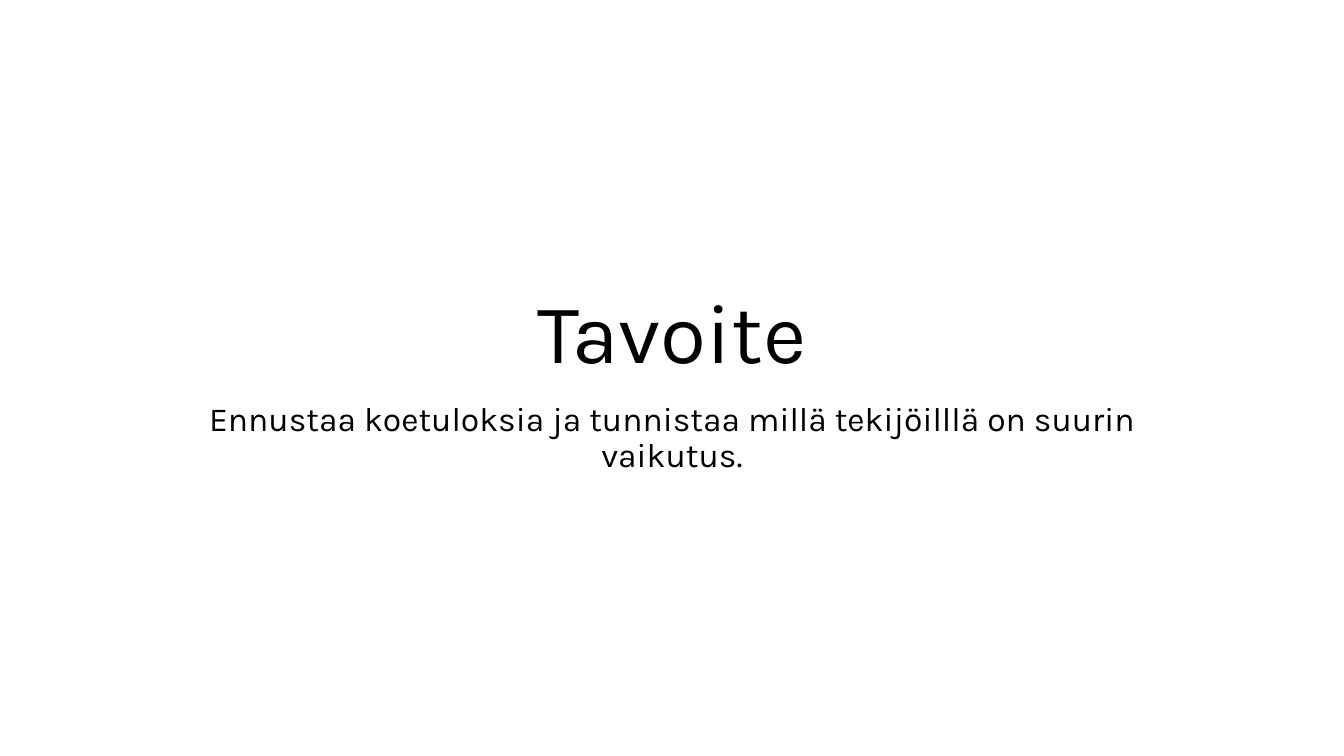
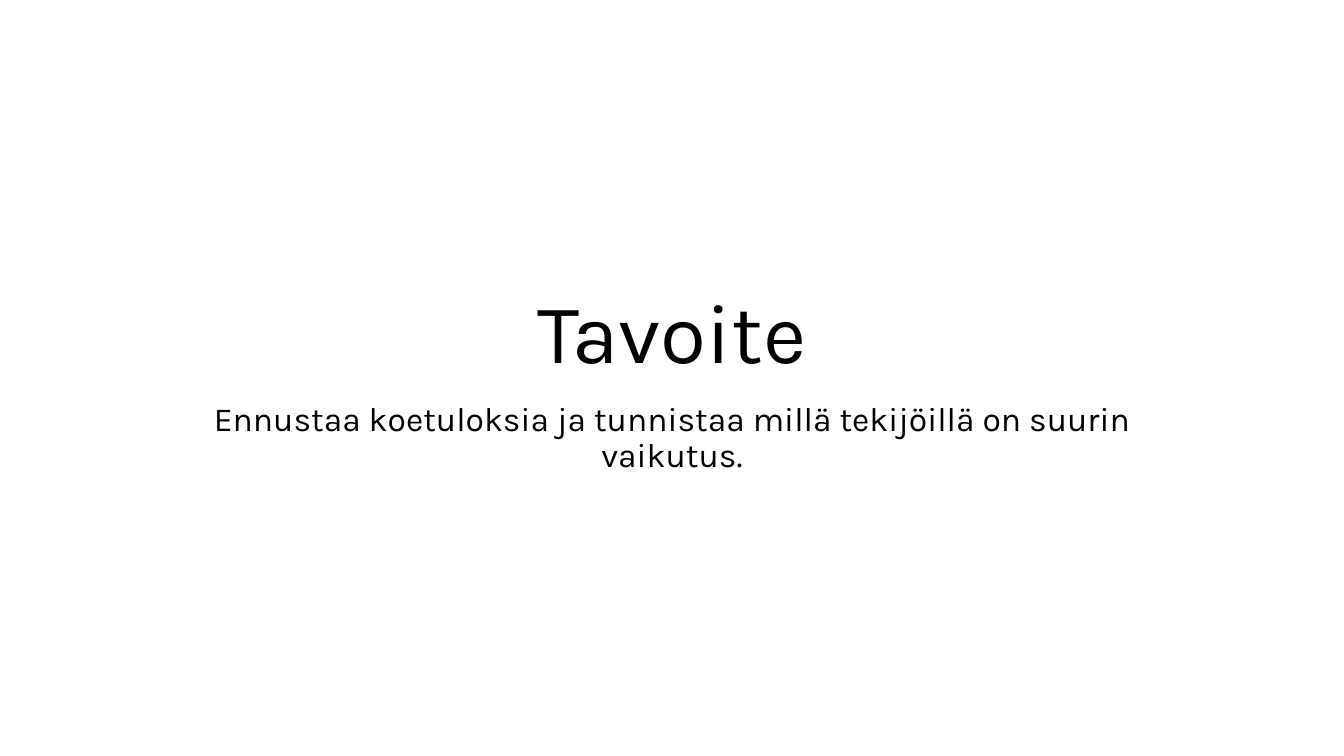
Before and after one commit to joona111/TIES4600, a slide deck: slide 2 of esitys.pptx (slide 1 before the commit). Drawn at 1344x756 pixels with LibreOffice and Linux fonts; fonts in the diff are those of the drawing. Boxes give left, top, right and bottom in pixels: in the first picture for what was removed or moved away, otherwise in the second. Text is boxed around its words. In the diff, an @@ line names an element or a change of style, - is before the commit and + after.

```diff
--- a/esitys.pptx
+++ b/esitys.pptx
@@ subtitle at <box>214,408,1130,468</box>: text changed @@
-Ennustaa koetuloksia ja tunnistaa millä tekijöilllä on suurin vaikutus.
+Ennustaa koetuloksia ja tunnistaa millä tekijöillä on suurin vaikutus.
```
Also in this commit, not shown: 2 other slides changed, 3 slides added.
